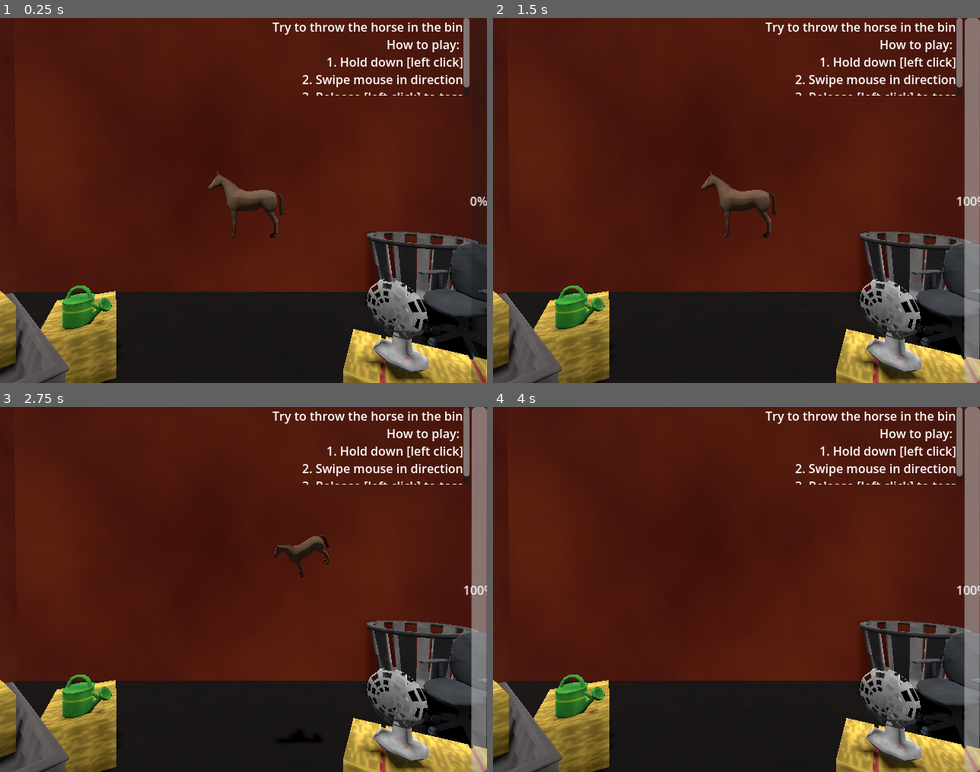
Above: before the commit, frames 1-4 (two rows, left to right).
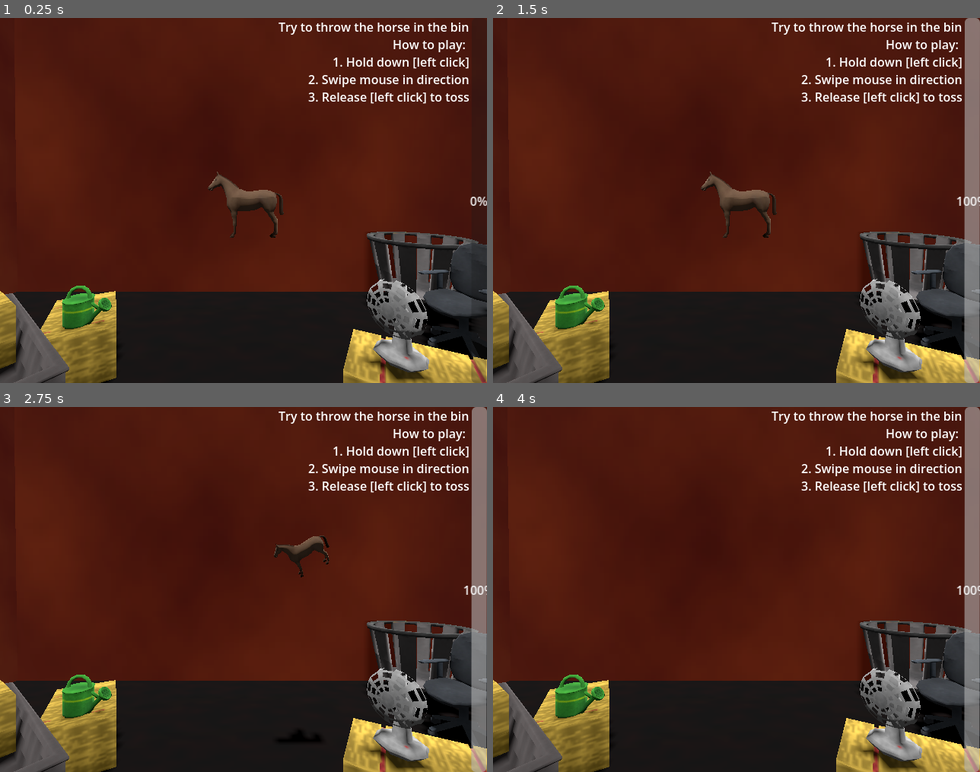
Above: after the commit, the same moments.

Repository: lukewhitingdev/gamejam-Bradys-Day-Out
Game: Godot game, scene res://Maps/PaperToss.tscn
Same seed, same stepped clock (60 frames per second), same inputs: the game is played once before the commit and once after it. This scene is started directly instead of the project's main scene.
Inputs (mouse positions are in pixels of both pictures, inside the frame that each line leads up to):
- Up to frame 1 (0.25 s): no input
- Up to frame 2 (1.5 s): tap Enter at 0.5 s; move the mouse to (843, 182) at 0.52 s; press the mouse at (843, 182) at 0.53 s; hold D (move_right) 0.53-1.28 s; tap Space (start_game) at 1.25 s; move the mouse to (639, 218) at 1.27 s; release the mouse at (639, 218) at 1.28 s; hold A (move_left) from 1.28 s (still down); right-click (639, 218) at 1.35 s
- Up to frame 3 (2.75 s): tap Space (start_game) at 2 s; move the mouse to (292, 509) at 2.02 s; release A (move_left) at 2.03 s; hold D (move_right) from 2.03 s (still down); hold Space (start_game) from 2.03 s (still down)
- Up to frame 4 (4 s): move the mouse to (712, 662) at 2.77 s; release Space (start_game) at 2.78 s; click (712, 662) at 2.85 s; tap Space (start_game) at 3.5 s; move the mouse to (882, 644) at 3.52 s; release D (move_right) at 3.53 s; hold A (move_left) from 3.53 s (still down); hold Right mouse button (Right_Click) from 3.53 s (still down)

The runs differ from the first frame. In frame 1, 2.5% of the frame differs, in the area x 55-97%, y 0-24%; in frame 2, 2.5%; in frame 3, 2.5%; in frame 4, 2.5%.

Commit message:
no scroll for paper toss how to play

Diff:
--- a/app/chopchop/Maps/PaperToss.tscn
+++ b/app/chopchop/Maps/PaperToss.tscn
@@ -142,7 +142,7 @@
 anchor_right = 1.0
 offset_left = -345.0
 offset_right = -23.0
-offset_bottom = 102.0
+offset_bottom = 132.0
 grow_horizontal = 0
 bbcode_enabled = true
 text = "Try to throw the horse in the bin
